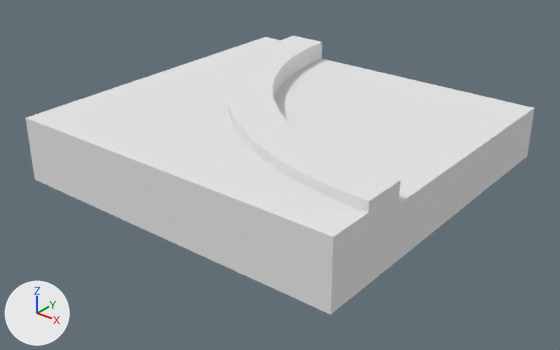
Before and after pictures for a commit that changed the OBJ model Razor/maps/assets/kenney_3droadpack_updated/Models/roadTile_243.obj.
Before and after are seen from a camera (50 mm lens) standing at (5.2, -3.25, 2.85) and looking at (1.54, 1.33, 0.0). Arrows for +X, +Y and +Z are at lower left; the lights stay in place. Where no turn or scale is listed for an object, it has been applied to the vertices.

The first picture shows 'roadTile_243'.
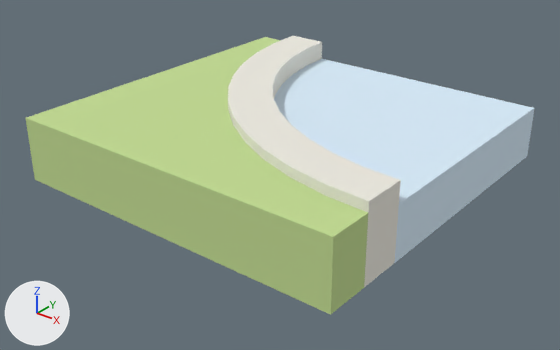
What the commit changed:
Material 'Water' (mat_water) changes colour from white #e7e7e7 to white #d8edfb; in linear values from (0.8, 0.8, 0.8) to (0.69, 0.843, 0.965).
Material 'Grass' (mat_grass) changes colour from white #e7e7e7 to green #c2db92; in linear values from (0.8, 0.8, 0.8) to (0.541, 0.71, 0.286).

Where the change shows, as pixel boxes (x1, y1, x2, y2) in the pictures (560 x 350 px):
'roadTile_243', recoloured: (26, 37, 534, 315) in both
